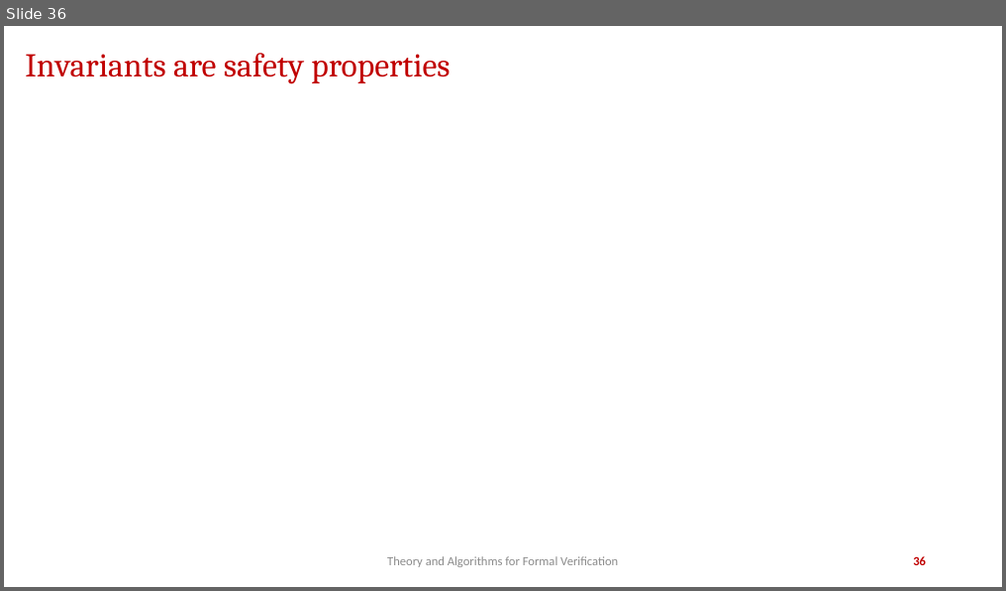
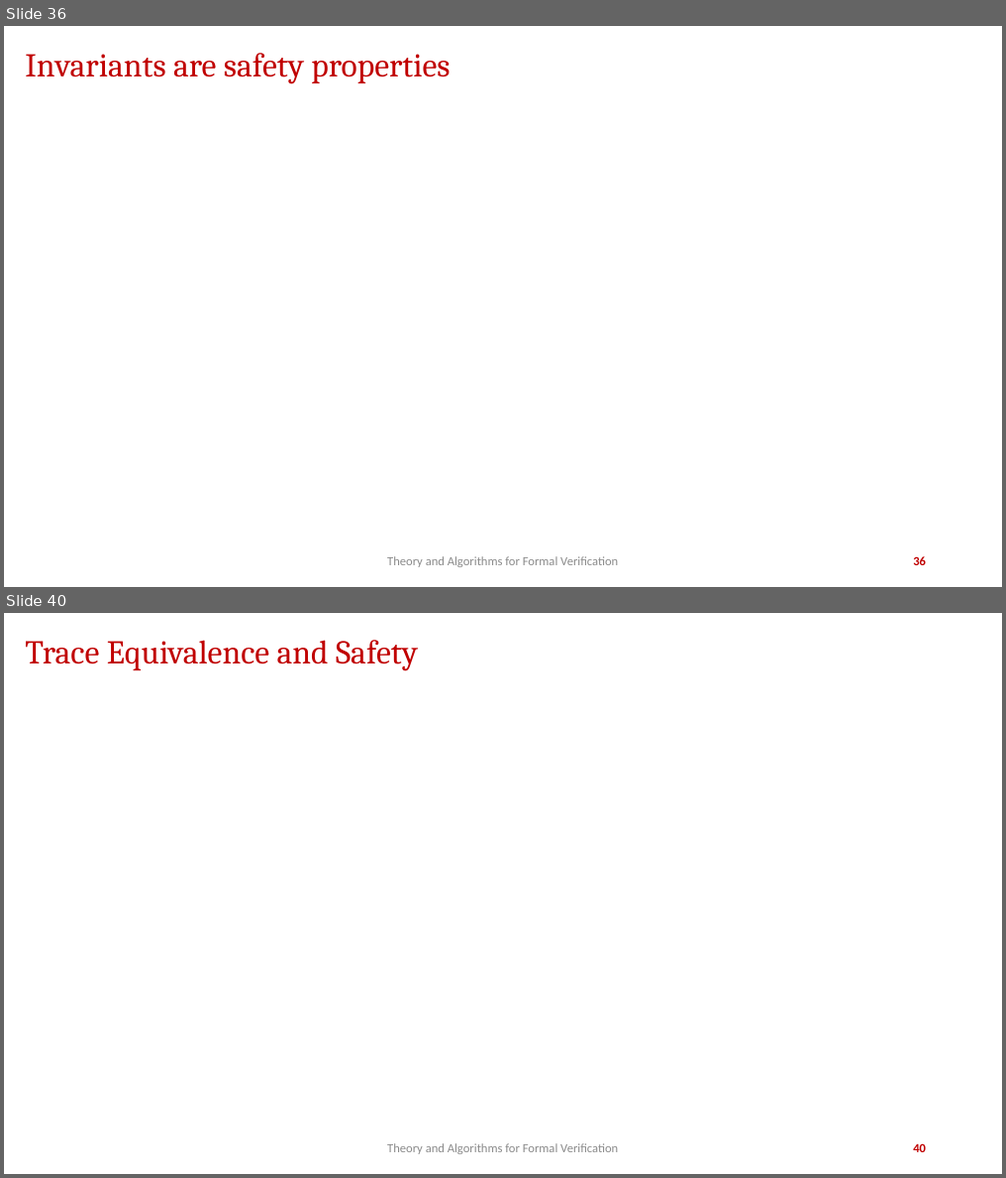
Before and after one commit to jdeshmukh/jdeshmukh.github.io, a slide deck: teaching/fvTheorySlides/SafetyLiveness.pptx. Shown one above the other, each under a label of ours: slide 36 before the commit, slides 36 and 40 after it; the slides between them are not shown. The pictures are 1006x591 and 1006x1178 pixels, drawn with LibreOffice and Linux fonts; fonts in the diff are those of the drawing; grey boxes stand for pictures; background and template pictures are left out. Boxes give left, top, right and bottom in pixels: in the first picture for what was removed or moved away, otherwise in the second. Text is boxed around its words. In the diff, an @@ line names an element or a change of style, - is before the commit and + after.

```diff
--- a/teaching/fvTheorySlides/SafetyLiveness.pptx
+++ b/teaching/fvTheorySlides/SafetyLiveness.pptx
@@ slide 40 added at (4,613,1002,1174), background #FFFFFF @@
@@ title added at (25,640,418,671), 32 pt, text #C00000 @@
+Trace Equivalence and Safety
@@ text added at (387,1144,618,1155), 12 pt, text #8C8C8C @@
+Theory and Algorithms for Formal Verification
@@ page number added at (913,1144,926,1153), 12 pt, text #C00000, bold @@
+40
```
Also in this commit, not shown: 12 other slides added, 3 other files.
